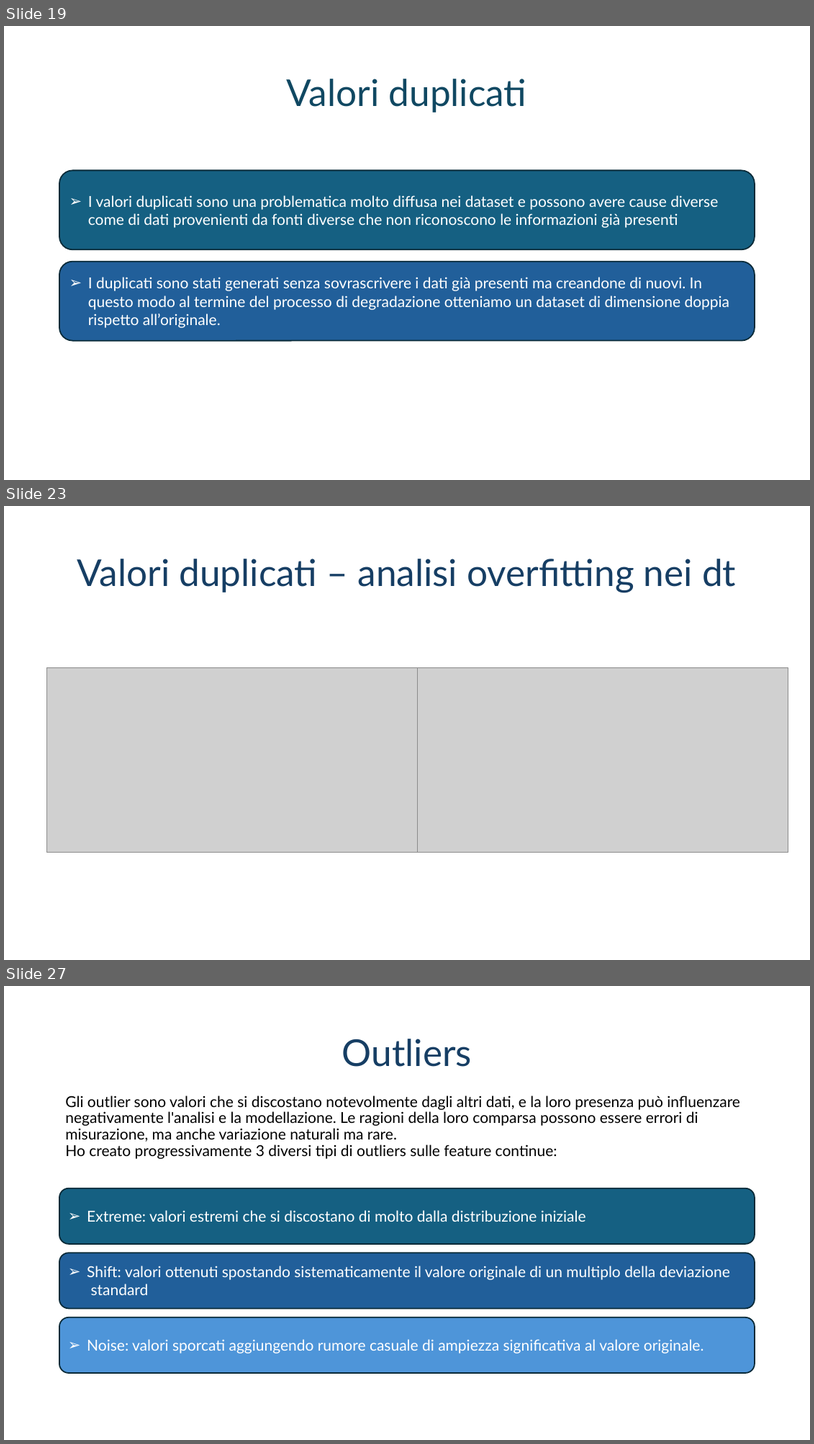
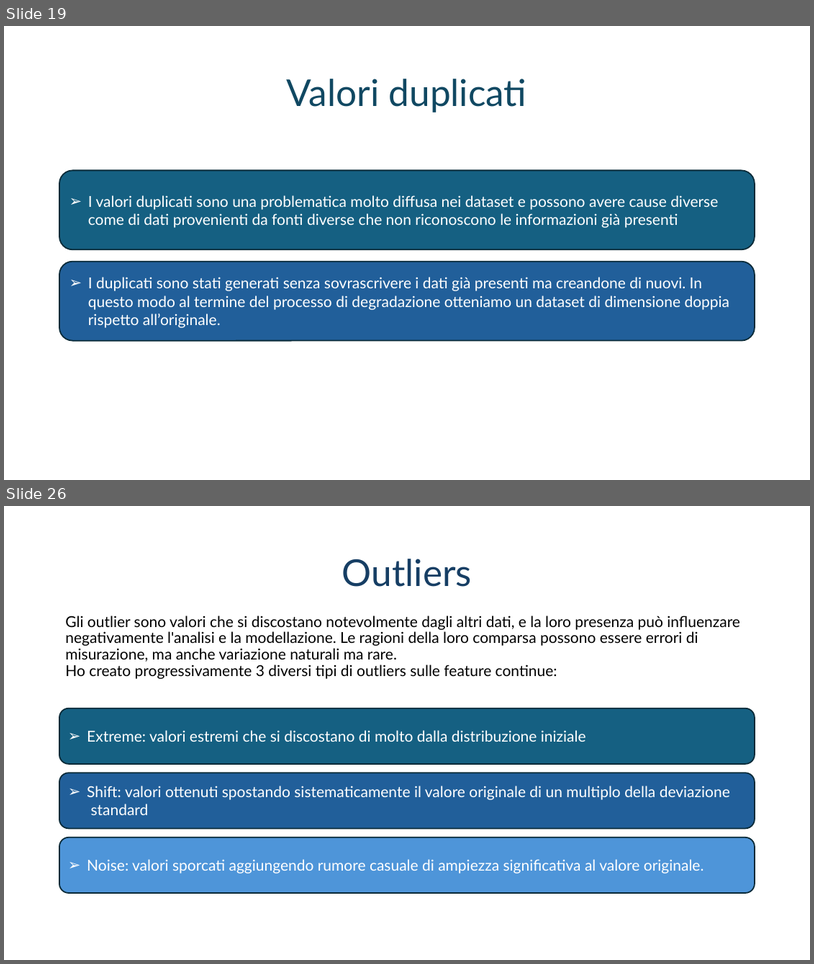
Before and after one commit to andreaspagnolo/architetture_dati, a slide deck: dirty_dataset_presentation.pptx. Shown one above the other, each under a label of ours: slides 19, 23 and 27 before the commit, slides 19 and 26 after it; the slides between them are not shown. The pictures are 814x1444 and 814x964 pixels, drawn with LibreOffice and Linux fonts; fonts in the diff are those of the drawing; grey boxes stand for pictures. Boxes give left, top, right and bottom in pixels: in the first picture for what was removed or moved away, otherwise in the second. Text is boxed around its words. In the diff, an @@ line names an element or a change of style, - is before the commit and + after.

```diff
--- a/dirty_dataset_presentation.pptx
+++ b/dirty_dataset_presentation.pptx
@@ slide 23 removed at (4, 506, 810, 960), background #FFFFFF @@
@@ title removed at (77, 559, 736, 592) @@
-Valori duplicati – analisi overfitting nei dt
@@ picture removed at (47, 667, 418, 852) @@
@@ picture removed at (418, 667, 789, 852) @@
@@ what was slide 27 is now slide 26 @@
```
Also in this commit, not shown: 6 slides changed, 7 slides added, 2 other files.
